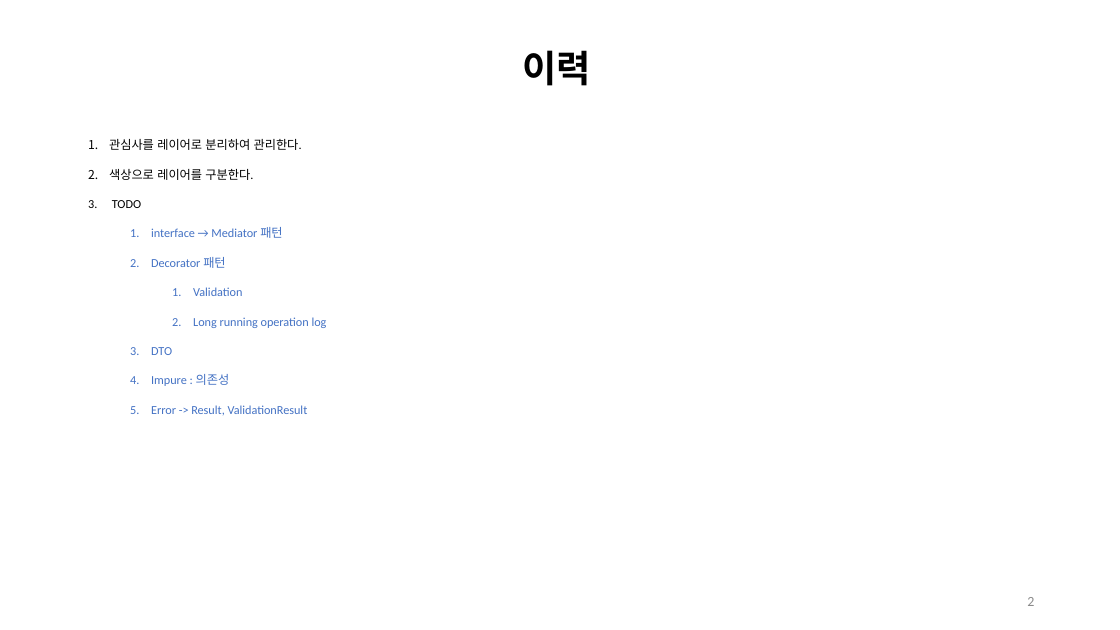
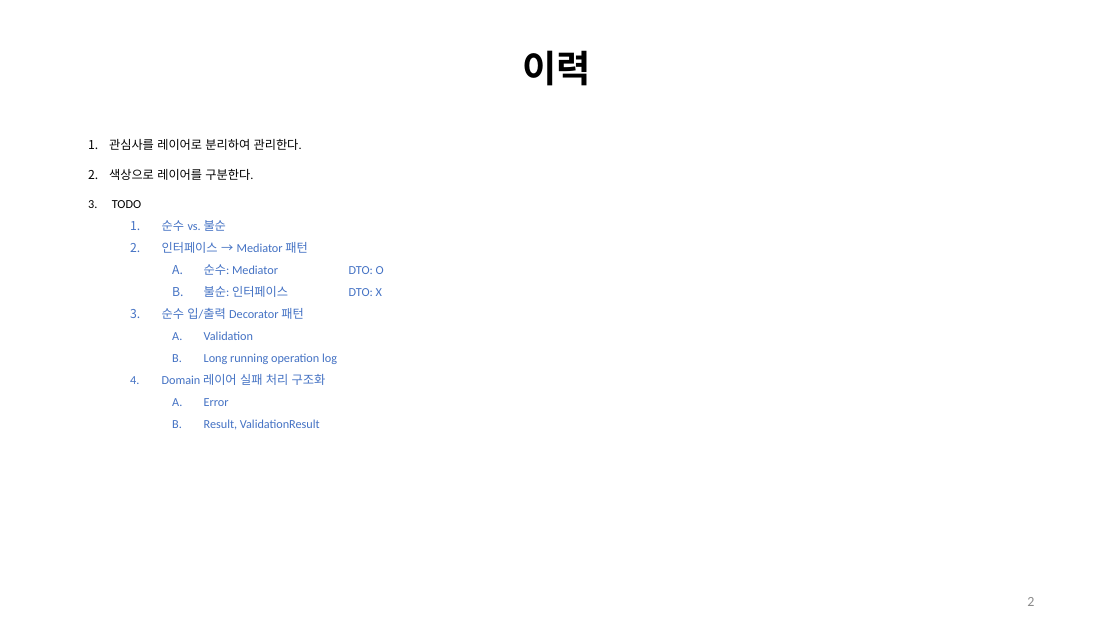
Before and after one commit to hhko/ArchDdd, a slide deck: slide 2 of README_Summary.pptx. Drawn at 1120x630 pixels with LibreOffice and Linux fonts; fonts in the diff are those of the drawing. Boxes give left, top, right and bottom in pixels: in the first picture for what was removed or moved away, otherwise in the second. Text is boxed around its words. In the diff, an @@ line names an element or a change of style, - is before the commit and + after.

```diff
--- a/README_Summary.pptx
+++ b/README_Summary.pptx
@@ text at [162,220,384,319]: text changed @@
-  1. interface → Mediator 패턴
-  2. Decorator 패턴
+  1. 순수 vs. 불순
+  2. 인터페이스 → Mediator 패턴
+    A. 순수: Mediator DTO: O
+    B. 불순: 인터페이스 DTO: X
+  3. 순수 입/출력 Decorator 패턴
@@ text at [204,331,337,364]: bullet 1. to A.; line spacing 2 to 1.5 @@
@@ text at [162,374,326,430]: text changed @@
-  3. DTO
-  4. Impure : 의존성
-  5. Error -> Result, ValidationResult
+  4. Domain 레이어 실패 처리 구조화
+    A. Error
+    B. Result, ValidationResult
```
Also in this commit, not shown: 6 other slides changed, 3 slides added, 8 other files.
